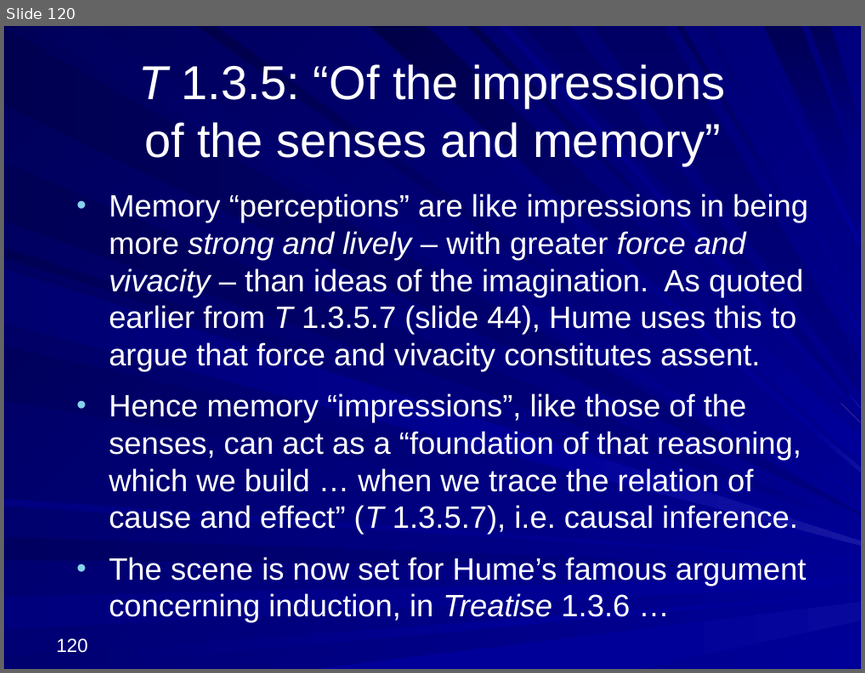
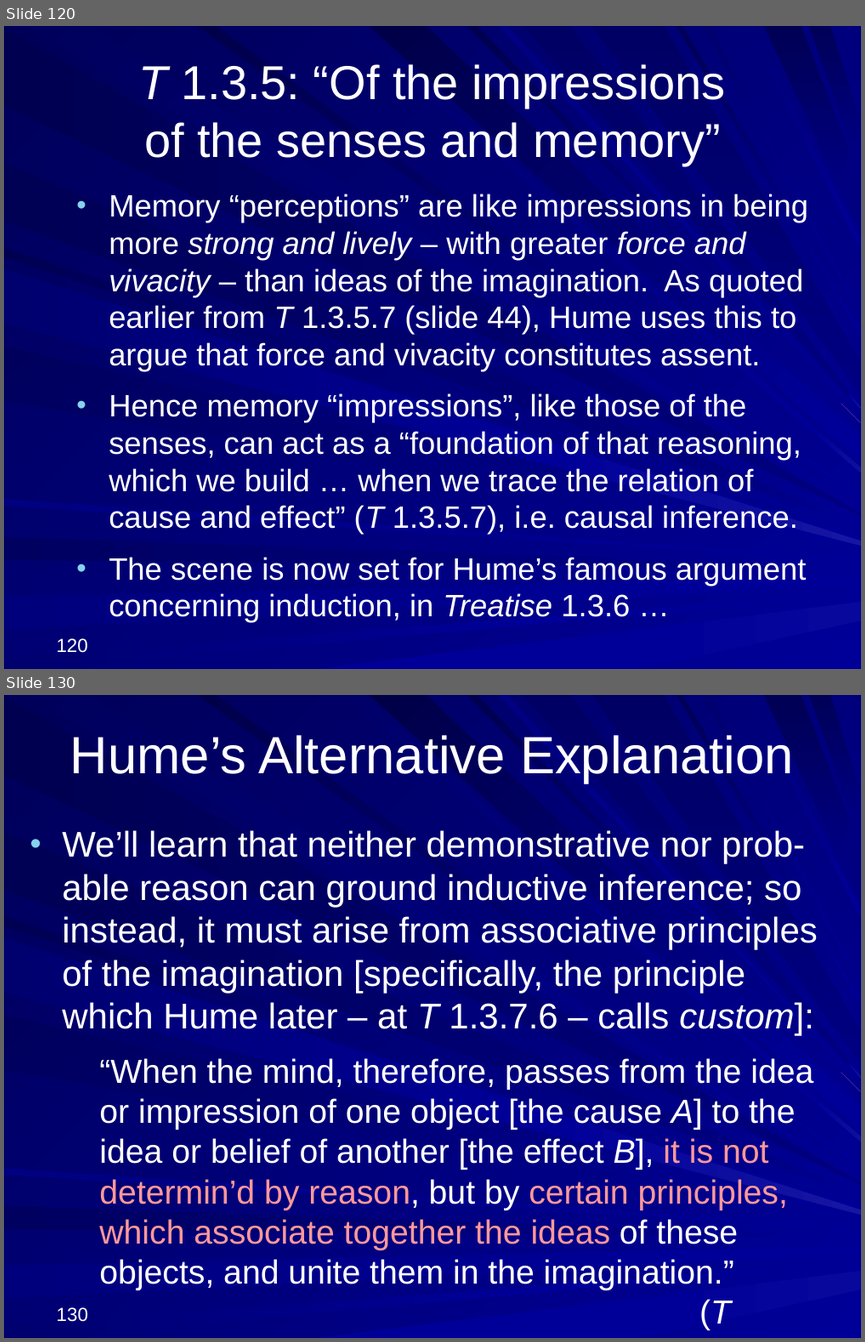
Before and after one commit to englishphilosophy/hume-texts-online, a slide deck: teaching/lectures/2024_Hume_MT_current.pptx. Shown one above the other, each under a label of ours: slide 120 before the commit, slides 120 and 130 after it; the slides between them are not shown. The pictures are 865x673 and 865x1342 pixels, drawn with LibreOffice and Linux fonts; fonts in the diff are those of the drawing. Boxes give left, top, right and bottom in pixels: in the first picture for what was removed or moved away, otherwise in the second. Text is boxed around its words. In the diff, an @@ line names an element or a change of style, - is before the commit and + after.

```diff
--- a/teaching/lectures/2024_Hume_MT_current.pptx
+++ b/teaching/lectures/2024_Hume_MT_current.pptx
@@ slide 130 added at (4,695,861,1338), background gradient #000078 to #000099; not listed: 37 template elements that a slide beside it also shows @@
@@ title added at (70,735,794,783), 44 pt, text #FFFFFF @@
+Hume’s Alternative Explanation
@@ text added at (62,830,817,1290), 28 pt, text #FFFFFF @@
+• We’ll learn that neither demonstrative nor prob-able reason can ground inductive inference; so instead, it must arise from associative principles of the imagination [specifically, the principle which Hume later – at T 1.3.7.6 – calls custom]:
+  “When the mind, therefore, passes from the idea or impression of one object [the cause A] to the idea or belief of another [the effect B], it is not determin’d by reason, but by certain principles, which associate together the ideas of these objects, and unite them in the imagination.”
+  (T 1.3.6.12)
@@ page number added at (57,1307,88,1321), 16 pt, text #FFFFFF @@
+130
```
Also in this commit, not shown: 41 other slides added, 5 other files.
